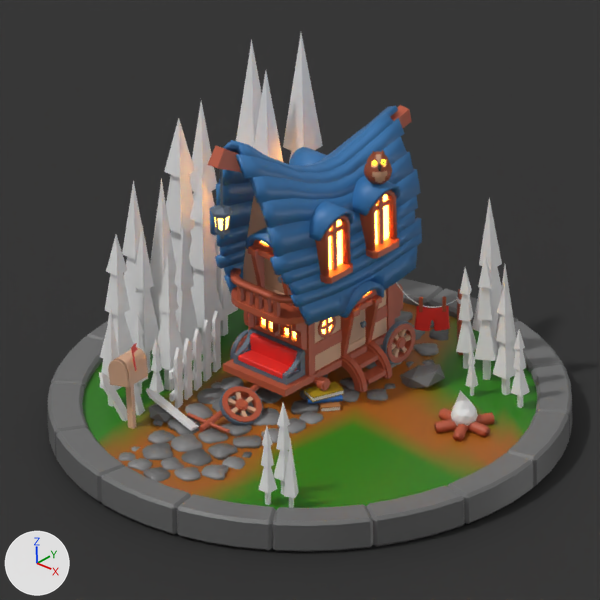
An edit to the Blender file untitled.blend, drawn before and after from the same camera.
One viewpoint serves both versions: the file's camera 'Camera'. The axes (+X, +Y, +Z) are drawn at lower left. The lights are the same throughout.
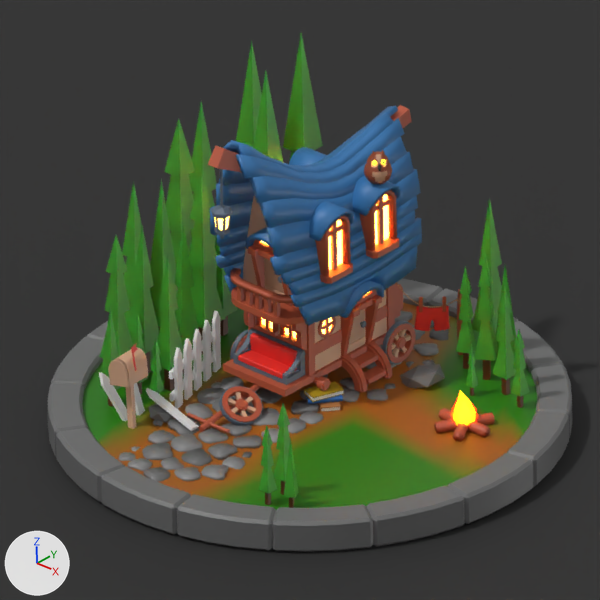
Where the change shows, as pixel boxes [x1, y1, x2, y2] in the pictures (600 x 600 px):
'Icosphere', recoloured (white to yellow)
    both: [451, 390, 478, 426]
part 1 of me_cube_073, recoloured (grey to green)
    both: [129, 33, 502, 388]
part 2 of me_cube_073, recoloured (grey to brown)
    both: [145, 315, 497, 396]
part 3 of me_cube_072, recoloured (grey to green)
    both: [100, 178, 516, 498]
part 4 of me_cube_072, recoloured
    both: [108, 326, 294, 508]
part 5 of me_cube_070, recoloured (grey to green)
    both: [100, 118, 530, 397]
part 6 of me_cube_070, recoloured (grey to brown)
    both: [137, 327, 524, 408]
part 7 of me_cube_071, recoloured (grey to green)
    both: [258, 426, 277, 494]
part 8 of me_cube_071, recoloured
    both: [265, 493, 271, 505]
part 9 of me_cube_078, recoloured (grey to green)
    both: [274, 402, 290, 482]
part 10 of me_cube_078, recoloured
    both: [281, 481, 285, 495]
part 11 of me_cube_079, recoloured (grey to green)
    both: [174, 223, 199, 349]
part 12 of me_cube_080, recoloured (grey to green)
    both: [122, 180, 142, 329]
part 13 of me_cube_081, recoloured (grey to green)
    both: [254, 71, 283, 162]
part 14 of me_cube_082, recoloured (grey to green)
    both: [236, 40, 262, 148]

Edits to the bpy script that builds the scene:
```text
Add mat_tree1:
    mat_tree1 = principled_material('tree1')
    mat_tree1.base_color = (0.0587, 0.305, 0.0199)  # green #459627
    mat_tree1.subsurface_weight = 1.0
    mat_tree1.subsurface_scale = 1.0
Add mat_fire:
    mat_fire = bpy.data.materials.new('fire')
    # nodes: Emission, LayerWeight, Mix, OutputMaterial
    # colours: yellow #ffdd18, red #ff110c
Change me_icosphere:
    where me_icosphere.from_pydata(...)  # 42 vertices, 80 faces; spans x -0.95..0.95, y -1.0..1.0, z -1.0..2.2
    add me_icosphere.materials.append(mat_fire)
Change me_cube_073:
    where me_cube_073.from_pydata(...)  # 21 vertices, 21 faces; spans x -3.0..3.0, y -3.0..3.0, z 0.0..36.6
    used by ob_cube_085; location = (2.07, 0.99, 0.37); rotation_euler = (0.0, 0.0, 3.142), in degrees (0, 0, 180); scale = (0.0209, 0.0209, 0.0228)
    me_cube_073 part 1: all 16 faces centred in x -2.0..2.0, y -2.0..2.0, z 6.7..26.4 switch from no material to mat_tree1 (green #459627)
    me_cube_073 part 2: all 5 faces centred in x -1.0..1.0, y -1.0..1.0, z 0.0..3.3 switch from no material to mat_tree2 (brown #5d2e15)
Change me_cube_072:
    where me_cube_072.from_pydata(...)  # 13 vertices, 13 faces; spans x -3.0..3.0, y -3.0..3.0, z 0.0..36.8
    used by ob_cube_078; location = (2.33, -2.93, 0.37); rotation_euler = (0.0, 0.0, 3.555), in degrees (0, 0, 204); scale = (0.0269, 0.0269, 0.0293)
    me_cube_072 part 3: all 8 faces centred in x -2.0..2.0, y -2.0..2.0, z 6.7..16.7 switch from no material to mat_tree1 (green #459627)
    me_cube_072 part 4: all 5 faces centred in x -1.0..1.0, y -1.0..1.0, z 0.0..3.3 switch from no material to mat_tree2 (brown #5d2e15)
Change me_cube_070:
    where me_cube_070.from_pydata(...)  # 29 vertices, 29 faces; spans x -3.0..3.0, y -3.0..3.0, z 0.0..36.6
    used by ob_cube_077; location = (2.78, 1.17, 0.37); rotation_euler = (0.0, 0.0, 3.142), in degrees (0, 0, 180); scale = (0.0304, 0.0304, 0.0331)
    me_cube_070 part 5: all 24 faces centred in x -2.0..2.0, y -2.0..2.0, z 6.7..30.5 switch from no material to mat_tree1 (green #459627)
    me_cube_070 part 6: all 5 faces centred in x -1.0..1.0, y -1.0..1.0, z 0.0..3.3 switch from no material to mat_tree2 (brown #5d2e15)
Change me_cube_071:
    where me_cube_071.from_pydata(...)  # 29 vertices, 29 faces; spans x -3.0..3.0, y -3.0..3.0, z 0.0..36.6
    used by ob_cube_081; location = (2.02, -3.06, 0.37); rotation_euler = (0.0, 0.0, 3.142), in degrees (0, 0, 180); scale = (0.0304, 0.0304, 0.0331)
    me_cube_071 part 7: all 24 faces centred in x -2.0..2.0, y -2.0..2.0, z 6.7..30.5 switch from no material to mat_tree1 (green #459627)
    me_cube_071 part 8: all 5 faces centred in x -1.0..1.0, y -1.0..1.0, z 0.0..3.3 switch from no material to mat_tree2 (brown #5d2e15)
Change me_cube_078:
    where me_cube_078.from_pydata(...)  # 29 vertices, 29 faces; spans x -3.0..3.0, y -3.0..3.0, z 0.0..36.6
    used by ob_cube_082; location = (2.0, -2.71, 0.37); rotation_euler = (0.0, 0.0, 3.142), in degrees (0, 0, 180); scale = (0.0357, 0.0357, 0.0389)
    me_cube_078 part 9: all 24 faces centred in x -2.0..2.0, y -2.0..2.0, z 6.7..30.5 switch from no material to mat_tree1 (green #459627)
    me_cube_078 part 10: all 5 faces centred in x -1.0..1.0, y -1.0..1.0, z 0.0..3.3 switch from no material to mat_tree2 (brown #5d2e15)
Change me_cube_079:
    where me_cube_079.from_pydata(...)  # 21 vertices, 21 faces; spans x -3.0..3.0, y -3.0..3.0, z 0.0..36.6
    used by ob_cube_107; location = (-1.31, -1.04, 0.37); rotation_euler = (0.0, 0.0, 2.741), in degrees (0, 0, 157); scale = (0.0575, 0.0575, 0.0627)
    me_cube_079 part 11: all 16 faces centred in x -2.0..2.0, y -2.0..2.0, z 6.7..26.4 switch from no material to mat_tree1 (green #459627)
    add me_cube_079.materials.append(mat_tree2)  # brown #5d2e15
Change me_cube_080:
    where me_cube_080.from_pydata(...)  # 21 vertices, 21 faces; spans x -3.0..3.0, y -3.0..3.0, z 0.0..36.6
    used by ob_cube_088; location = (-2.1, -1.16, 0.37); rotation_euler = (0.0, 0.0, 3.142), in degrees (0, 0, 180); scale = (0.068, 0.068, 0.0741)
    me_cube_080 part 12: all 16 faces centred in x -2.0..2.0, y -2.0..2.0, z 6.7..26.4 switch from no material to mat_tree1 (green #459627)
    add me_cube_080.materials.append(mat_tree2)  # brown #5d2e15
Change me_cube_081:
    where me_cube_081.from_pydata(...)  # 21 vertices, 21 faces; spans x -3.0..3.0, y -3.0..3.0, z 0.0..36.6
    used by ob_cube_089; location = (-1.25, 0.59, 0.37); rotation_euler = (0.0, 0.0, 3.142), in degrees (0, 0, 180); scale = (0.1, 0.1, 0.109)
    me_cube_081 part 13: all 16 faces centred in x -2.0..2.0, y -2.0..2.0, z 6.7..26.4 switch from no material to mat_tree1 (green #459627)
    add me_cube_081.materials.append(mat_tree2)  # brown #5d2e15
Change me_cube_082:
    where me_cube_082.from_pydata(...)  # 21 vertices, 21 faces; spans x -3.0..3.0, y -3.0..3.0, z 0.0..36.6
    used by ob_cube_090; location = (-1.62, 0.71, 0.37); rotation_euler = (0.0, 0.0, 3.142), in degrees (0, 0, 180); scale = (0.107, 0.107, 0.117)
    me_cube_082 part 14: all 16 faces centred in x -2.0..2.0, y -2.0..2.0, z 6.7..26.4 switch from no material to mat_tree1 (green #459627)
    add me_cube_082.materials.append(mat_tree2)  # brown #5d2e15
```
